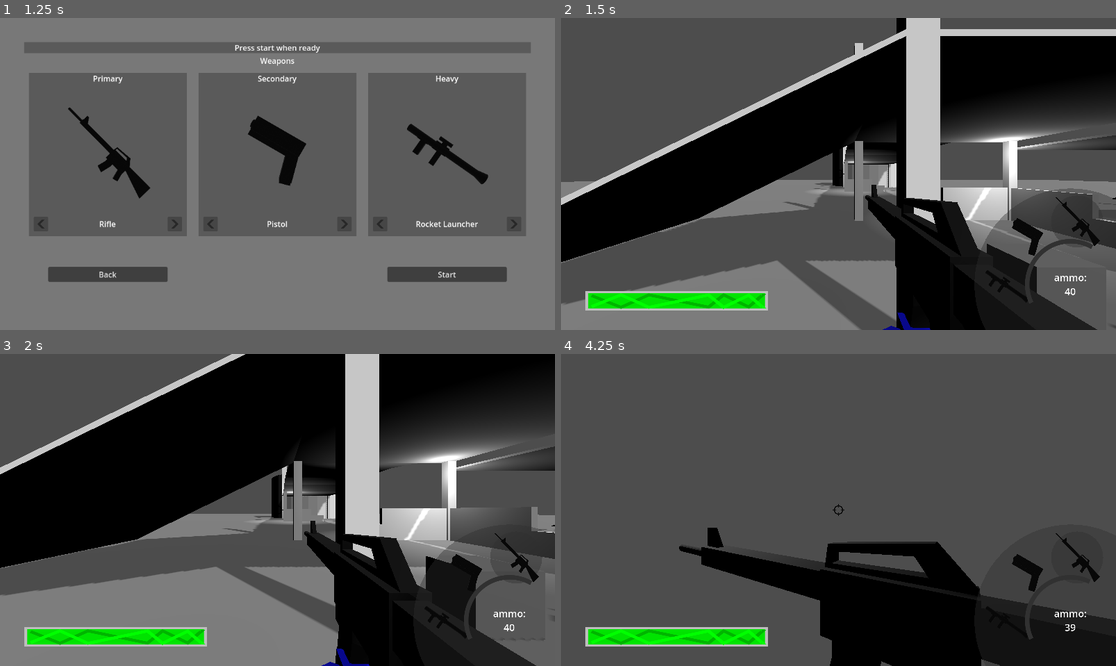
Above: before the commit, frames 1-4 (two rows, left to right).
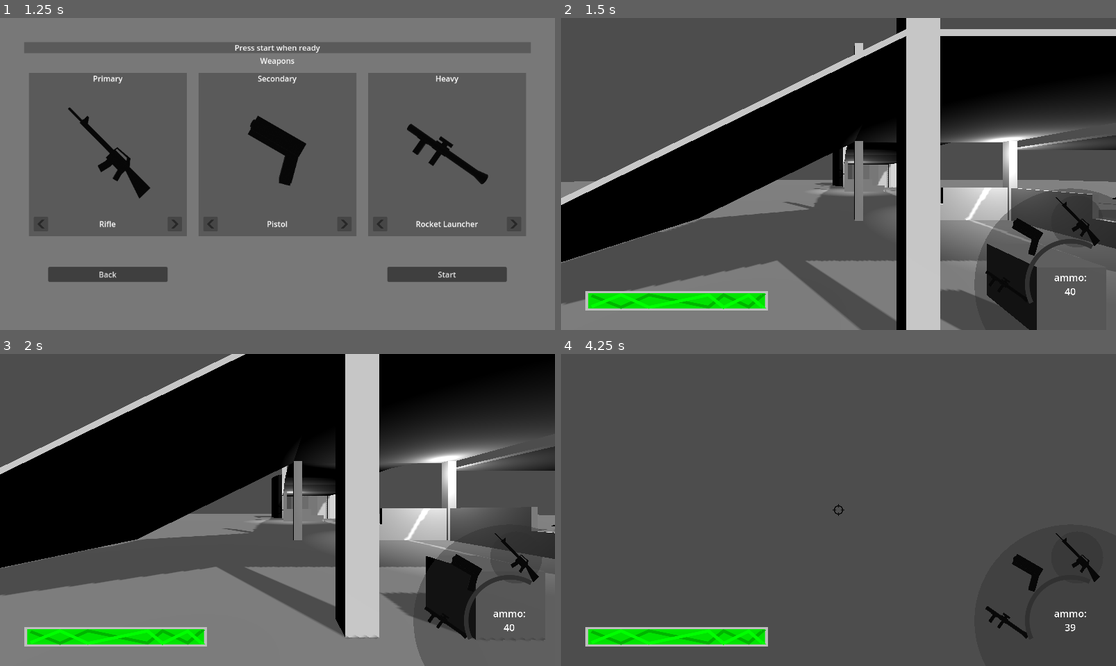
Above: after the commit, the same moments.

Repository: KellyBringino/FirstPersonShooterTest
Game: Godot game, scene res://UI/MainMenu.tscn
The game is run twice, just before and just after one commit, with the same random seed, the same clock (stepped at 60 frames per second) and the same inputs.
Inputs (mouse positions are in pixels of both pictures, inside the frame that each line leads up to):
- Up to frame 1 (1.25 s): click "Start" at 0.5 s
- Up to frame 2 (1.5 s): click "Start" at 1.25 s
- Up to frame 3 (2 s): no input
- Up to frame 4 (4.25 s): tap Enter at 2 s; move the mouse to (866, 510) at 2.02 s; hold Ctrl (crouch) 2.03-2.78 s; hold W (forward) from 2.03 s (still down); tap Space (jump) at 2.27, 3.02 s; move the mouse to (810, 510) at 2.77 s; click (810, 510) at 2.85 s; move the mouse to (849, 503) at 3.52 s; hold Shift (sprint) from 3.53 s (still down)

Frame 1 is identical in both runs. In frame 2, 7.1% of the frame differs, in the area x 54-100%, y 53-100%; in frame 3, 7.8%; in frame 4, 16%, in the area x 21-100%, y 55-100%.

Commit message:
fixed issues with spawner and added spawner spots to the map

Diff:
--- a/Enemies/Spawner.gd
+++ b/Enemies/Spawner.gd
@@ -1,29 +1,28 @@
 extends Node3D
 
-const sinstance = preload("res://Enemies/Spawner.tscn")
+@export var mob_scene: PackedScene
 
-var spawnAmount : int = 5
+var amount : int = 5
 var countdown : int = 5
 
-# Called when the node enters the scene tree for the first time.
-func _ready():
-	print("ready")
-	countdown = spawnAmount
-
-# Called every frame. 'delta' is the elapsed time since the previous frame.
-func _process(delta):
-	pass
+func startup(a):
+	amount = a
+	countdown = amount
 
 func spawn():
-	var s = sinstance.instantiate()
-	$"../".add_child(s)
-	print("spawning " + s.name)
+	while amount > 0:
+		var mob = mob_scene.instantiate()
+		mob.position = position
+		$"../".add_child(mob)
+		amount -= 1
+		await get_tree().create_timer(1.0).timeout
+	queue_free()
 
 func _on_timer_timeout():
 	countdown -= 1
 	print(countdown)
-	$GPUParticles3D.emitting = true
 	if countdown == 0:
 		spawn()
 	else:
+		$GPUParticles3D.emitting = true
 		$Timer.start()
--- a/Enemies/Spawner.tscn
+++ b/Enemies/Spawner.tscn
@@ -1,25 +1,23 @@
-[gd_scene load_steps=6 format=3 uid="uid://dwitxudiy4fij"]
+[gd_scene load_steps=5 format=3 uid="uid://dbsybglsvsypq"]
 
-[ext_resource type="Script" path="res://Enemies/Spawner.gd" id="1_fb7rf"]
+[ext_resource type="Script" path="res://Enemies/spawner.gd" id="1_637pe"]
+[ext_resource type="PackedScene" uid="uid://d0hem5d3ho1dn" path="res://Enemies/enemy.tscn" id="2_v6sd0"]
 
-[sub_resource type="Curve" id="Curve_knmf6"]
-_data = [Vector2(0, 1), 0.0, 0.0, 0, 0, Vector2(1, 0), 0.0, 0.0, 0, 0]
-point_count = 2
-
-[sub_resource type="CurveTexture" id="CurveTexture_lgleg"]
-curve = SubResource("Curve_knmf6")
-
-[sub_resource type="ParticleProcessMaterial" id="ParticleProcessMaterial_tu5jm"]
+[sub_resource type="ParticleProcessMaterial" id="ParticleProcessMaterial_i1dj4"]
 emission_shape = 1
 emission_sphere_radius = 1.0
-scale_curve = SubResource("CurveTexture_lgleg")
 
-[sub_resource type="SphereMesh" id="SphereMesh_u0efd"]
+[sub_resource type="SphereMesh" id="SphereMesh_ojfvn"]
 radius = 0.1
 height = 0.2
 
 [node name="Spawner" type="Node3D"]
-script = ExtResource("1_fb7rf")
+script = ExtResource("1_637pe")
+mob_scene = ExtResource("2_v6sd0")
+
+[node name="Timer" type="Timer" parent="."]
+one_shot = true
+autostart = true
 
 [node name="GPUParticles3D" type="GPUParticles3D" parent="."]
 transform = Transform3D(1, 0, 0, 0, 1, 0, 0, 0, 1, 0, 1, 0)
@@ -28,11 +26,7 @@
 lifetime = 0.2
 one_shot = true
 explosiveness = 1.0
-process_material = SubResource("ParticleProcessMaterial_tu5jm")
-draw_pass_1 = SubResource("SphereMesh_u0efd")
-
-[node name="Timer" type="Timer" parent="."]
-one_shot = true
-autostart = true
+process_material = SubResource("ParticleProcessMaterial_i1dj4")
+draw_pass_1 = SubResource("SphereMesh_ojfvn")
 
 [connection signal="timeout" from="Timer" to="." method="_on_timer_timeout"]
--- a/Levels/Level_Base.gd
+++ b/Levels/Level_Base.gd
@@ -1,12 +1,17 @@
 class_name Level_Base
 extends Node
 
+@onready var spawns : Array = $Spawns.get_children()
 
-# Called when the node enters the scene tree for the first time.
-func _ready():
-	pass # Replace with function body.
-
-
-# Called every frame. 'delta' is the elapsed time since the previous frame.
-func _process(delta):
-	pass
+func _on_spawn_timer_timeout():
+	var mainCandi = null
+	var candidates = []
+	for s in spawns:
+		if mainCandi == null:
+			mainCandi = s
+			pass
+		else:
+			if $Player.global_transform.origin.distance_to(s.global_transform.origin) < \
+			$Player.global_transform.origin.distance_to(mainCandi.global_transform.origin):
+				mainCandi = s
+	print(mainCandi.name)
--- a/Levels/testing_level.tscn
+++ b/Levels/testing_level.tscn
@@ -7,7 +7,6 @@
 [ext_resource type="PackedScene" uid="uid://bxjeujmi3bung" path="res://Models/Levels/battlefield_1.tscn" id="4_yirrq"]
 [ext_resource type="PackedScene" uid="uid://xrpu33s0xidh" path="res://Models/Levels/stairsscene.tscn" id="5_y6sba"]
 [ext_resource type="PackedScene" uid="uid://bcpt7q4kjxehn" path="res://Destructables/box_breakable.tscn" id="6_na5i8"]
-[ext_resource type="PackedScene" uid="uid://dwitxudiy4fij" path="res://Enemies/Spawner.tscn" id="8_fl7tm"]
 
 [sub_resource type="NavigationMesh" id="NavigationMesh_xvuhc"]
 vertices = PackedVector3Array(1.25001, 0.5, -57.25, 1.7, 0.5, -57.55, 1.25001, 0.5, -58, 0.800003, 0.5, -57.7, -1.6, 0. …(21685 unchanged characters)…
@@ -32,6 +31,7 @@
 
 [node name="Player" parent="." instance=ExtResource("1_q3npf")]
 transform = Transform3D(1, 0, 0, 0, 1, 0, 0, 0, 1, -1, 1.28895, 3)
+visible = false
 
 [node name="NavigationRegion3D" type="NavigationRegion3D" parent="."]
 navigation_mesh = SubResource("NavigationMesh_xvuhc")
@@ -84,6 +84,7 @@
 omni_range = 9.93915
 
 [node name="Enemies" type="Node3D" parent="."]
+visible = false
 
 [node name="Enemy2" parent="Enemies" instance=ExtResource("2_jvg7n")]
 transform = Transform3D(1, 0, 0, 0, 1, 0, 0, 0, 1, 5, 0, 1)
@@ -91,5 +92,41 @@
 [node name="RigidBody3D" parent="." instance=ExtResource("6_na5i8")]
 transform = Transform3D(1, 0, 0, 0, 1, 0, 0, 0, 1, 2.37752, 1.26173, -0.444065)
 
-[node name="Spawner" parent="." instance=ExtResource("8_fl7tm")]
-transform = Transform3D(1, 0, 0, 0, 1, 0, 0, 0, 1, -1.53305, 0, 0)
+[node name="Spawns" type="Node3D" parent="."]
+
+[node name="Spawn" type="Node3D" parent="Spawns"]
+transform = Transform3D(1, 0, 0, 0, 1, 0, 0, 0, 1, 4.63109, 0, -5.12091)
+
+[node name="Spawn2" type="Node3D" parent="Spawns"]
+transform = Transform3D(1, 0, 0, 0, 1, 0, 0, 0, 1, 4.63109, 0, -34.9547)
+
+[node name="Spawn3" type="Node3D" parent="Spawns"]
+transform = Transform3D(1, 0, 0, 0, 1, 0, 0, 0, 1, 35.1303, 0, -5.34272)
+
+[node name="Spawn4" type="Node3D" parent="Spawns"]
+transform = Transform3D(1, 0, 0, 0, 0.21257, 0.977146, 0, -0.977146, 0.21257, 4.63109, 0, -13.9175)
+
+[node name="Spawn5" type="Node3D" parent="Spawns"]
+transform = Transform3D(1, 0, 0, 0, 0.21257, 0.977146, 0, -0.977146, 0.21257, 4.63109, 0, -23.8783)
+
+[node name="Spawn6" type="Node3D" parent="Spawns"]
+transform = Transform3D(1, 0, 0, 0, 1, 0, 0, 0, 1, 16.5323, 0, -5.12091)
+
+[node name="Spawn7" type="Node3D" parent="Spawns"]
+transform = Transform3D(1, 0, 0, 0, 1, 0, 0, 0, 1, 26.7518, 0, -5.12091)
+
+[node name="Spawn8" type="Node3D" parent="Spawns"]
+transform = Transform3D(1, 0, 0, 0, 1, 0, 0, 0, 1, -12.2328, 0, -5.12091)
+
+[node name="Spawn9" type="Node3D" parent="Spawns"]
+transform = Transform3D(1, 0, 0, 0, 1, 0, 0, 0, 1, 35.1303, 0, 12.2504)
+
+[node name="Spawn10" type="Node3D" parent="Spawns"]
+transform = Transform3D(1, 0, 0, 0, 1, 0, 0, 0, 1, 4.63109, 0, 4.71053)
+
+[node name="WorldComponents" type="Node3D" parent="."]
+
+[node name="SpawnTimer" type="Timer" parent="WorldComponents"]
+autostart = true
+
+[connection signal="timeout" from="WorldComponents/SpawnTimer" to="." method="_on_spawn_timer_timeout"]
Not shown: 1 places in Levels/testing_level.tscn that only renumber resources
